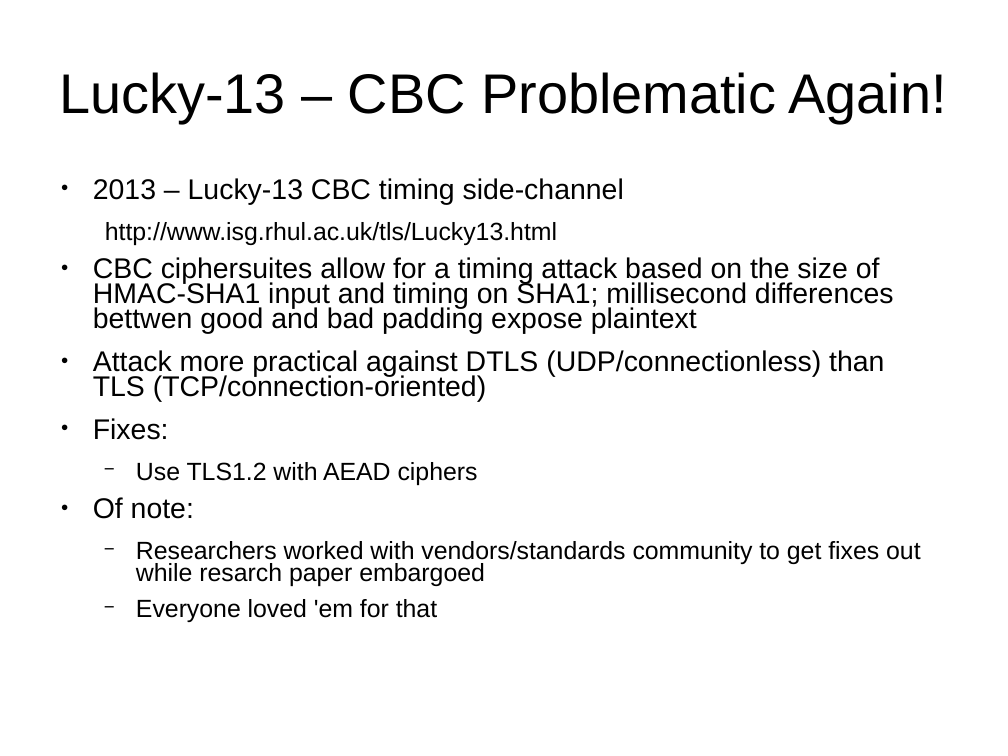
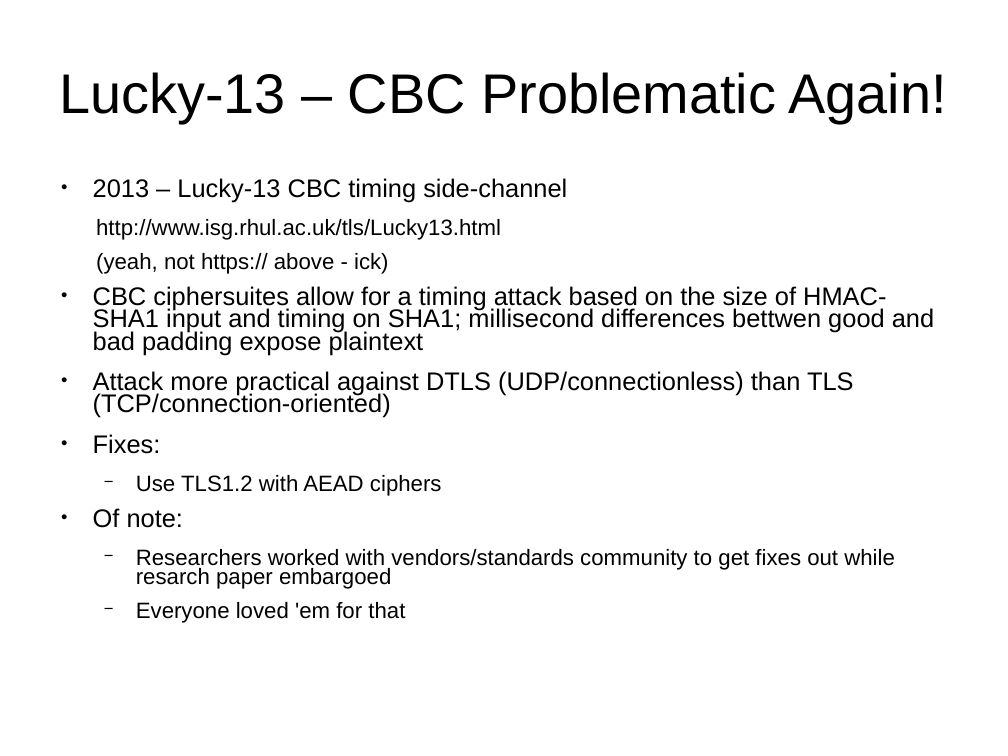
Before and after one commit to sftcd/cs7053, a slide deck: slide 15 of 2016lectures/07-tls-problems.ppt. Drawn at 1008x756 pixels with LibreOffice and Linux fonts; fonts in the diff are those of the drawing. Boxes give left, top, right and bottom in pixels: in the first picture for what was removed or moved away, otherwise in the second. Text is boxed around its words. In the diff, an @@ line names an element or a change of style, - is before the commit and + after.

```diff
--- a/2016lectures/07-tls-problems.ppt
+++ b/2016lectures/07-tls-problems.ppt
@@ text at [93, 178, 934, 623]: size 22.4 to 20 pt in "2013 – Lucky-13 CBC timing side-channel", "CBC ciphersuites allow for a timing attack ...", "Attack more practical against DTLS (UDP/connectionless) than ...", "Fixes:" and 1 more places; size 19.6 to 17.5 pt in "http://www.isg.rhul.ac.uk/tls/Lucky13.html", "Use TLS1.2 with AEAD ciphers", "Researchers worked with vendors/standards community to get ...", "Everyone loved 'em for that"; indent changed @@
@@ text at [96, 253, 389, 274]: paragraph added @@
+  (yeah, not https:// above - ick)
```
Also in this commit, not shown: 26 other slides changed, 4 slides added, 1 slide removed, 4 other files.
